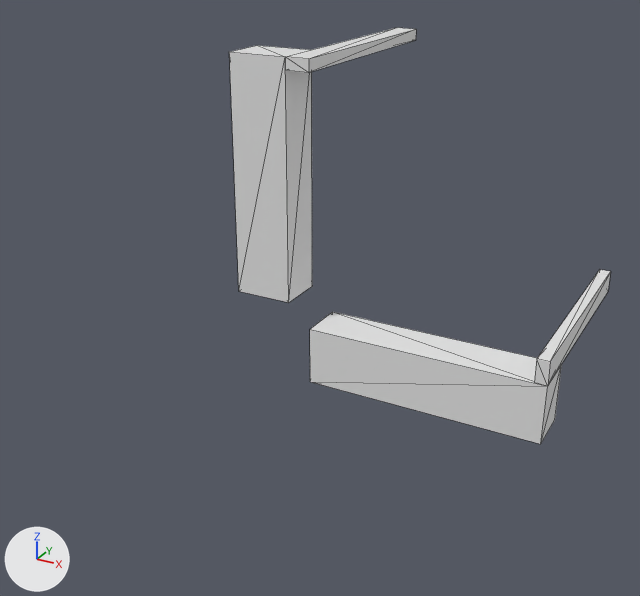
The OBJ model Data/bmc/tiles_structure/t_007.obj: old version first, new version second.
One viewpoint serves both versions: a 50 mm lens placed at (0.823, -1.452, 0.752), pointed at (-0.144, 0.305, -0.126). Lighting does not change. The marker at lower left points along +X, +Y and +Z. Mesh edges are drawn as thin lines. Where no turn or scale is listed for an object, it has been applied to the vertices.

Before the edit, the objects in view are built like this:
```python
me_t_007 = bpy.data.meshes.new('t_007')
me_t_007.from_pydata(...)  # 30 vertices, 48 faces; spans x -0.175..0.5, y 0.0..0.5, z -0.175..0.5
ob_t_007 = bpy.data.objects.new('t_007', me_t_007)
ob_t_007.location = (0.0, 0.0, 0.0)
```
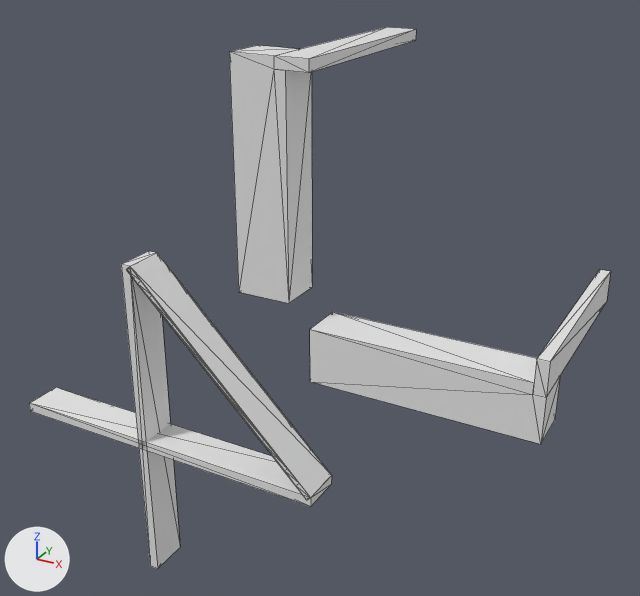
What differs and where, as boxes [x1, y1, x2, y2] in the pictures (640 x 596 px; the box of a moved part takes in the faces that stretch with it):
't_007', reshaped (52% wider, 30% taller): before [229, 28, 611, 444]; after [29, 27, 611, 569]
part 1 of me_t_007, added: after [29, 251, 332, 569]
part 2 of me_t_007, moved or reshaped: before [229, 28, 611, 444]; after [229, 27, 611, 444]

Diff of the bpy script that builds the scene:
```diff
--- a/Data/bmc/tiles_structure/t_007.obj.py
+++ b/Data/bmc/tiles_structure/t_007.obj.py
@@ me_t_007 @@
 # used by ob_t_007; location = (0.0, 0.0, 0.0)
-me_t_007.from_pydata(...)  # 30 vertices, 48 faces; spans x -0.175..0.5, y 0.0..0.5, z -0.175..0.5
+me_t_007.from_pydata(...)  # 128 vertices, 244 faces; spans x -0.875..0.5, y 0.0..0.5, z -0.875..0.5
+# me_t_007 part 1: a new loose piece of 92 vertices spanning x -0.875..0.0, y 0.0..0.1, z -0.875..0.0
+# me_t_007 part 2
+# 11 vertices are removed from x -0.175..0.5, y 0.0..0.5, z -0.05..0.5
+# 41 faces are deleted
+# 1 vertex moves from x 0.5, y 0.5, z -0.05 to x 0.475, y 0.5, z -0.075
+# 17 vertices are added at x -0.175..0.5, y 0.0..0.5, z -0.075..0.5
+# 57 new faces join them
```
